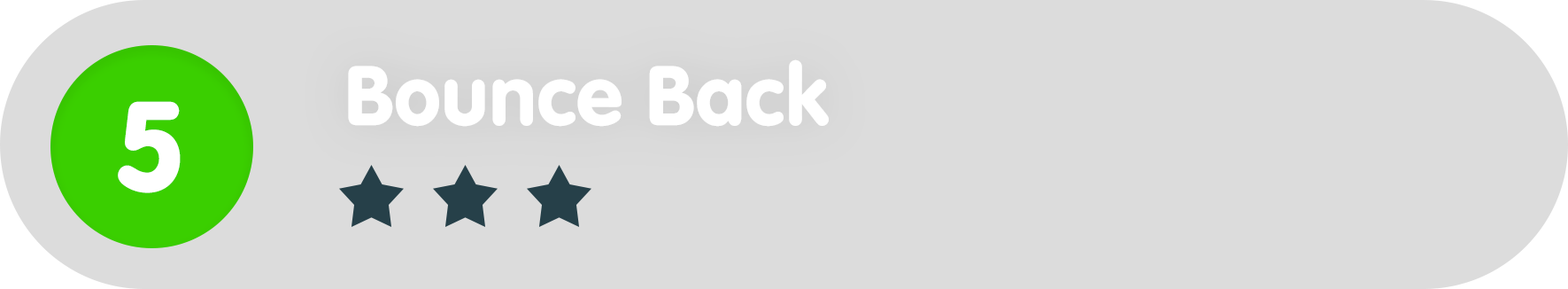
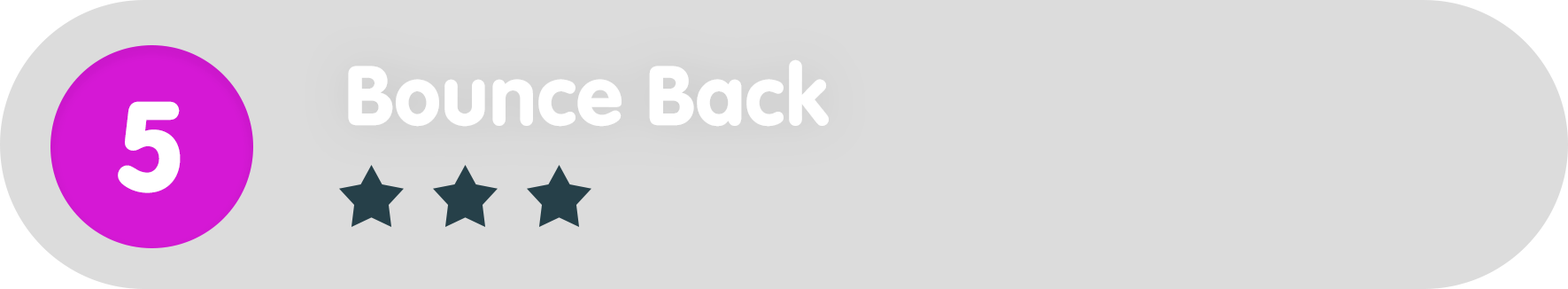
Comparing the layer stacks of the two (1568, 289) images. Changes:
painted on "Ellipse_green" over <box>50,45,254,248</box>
